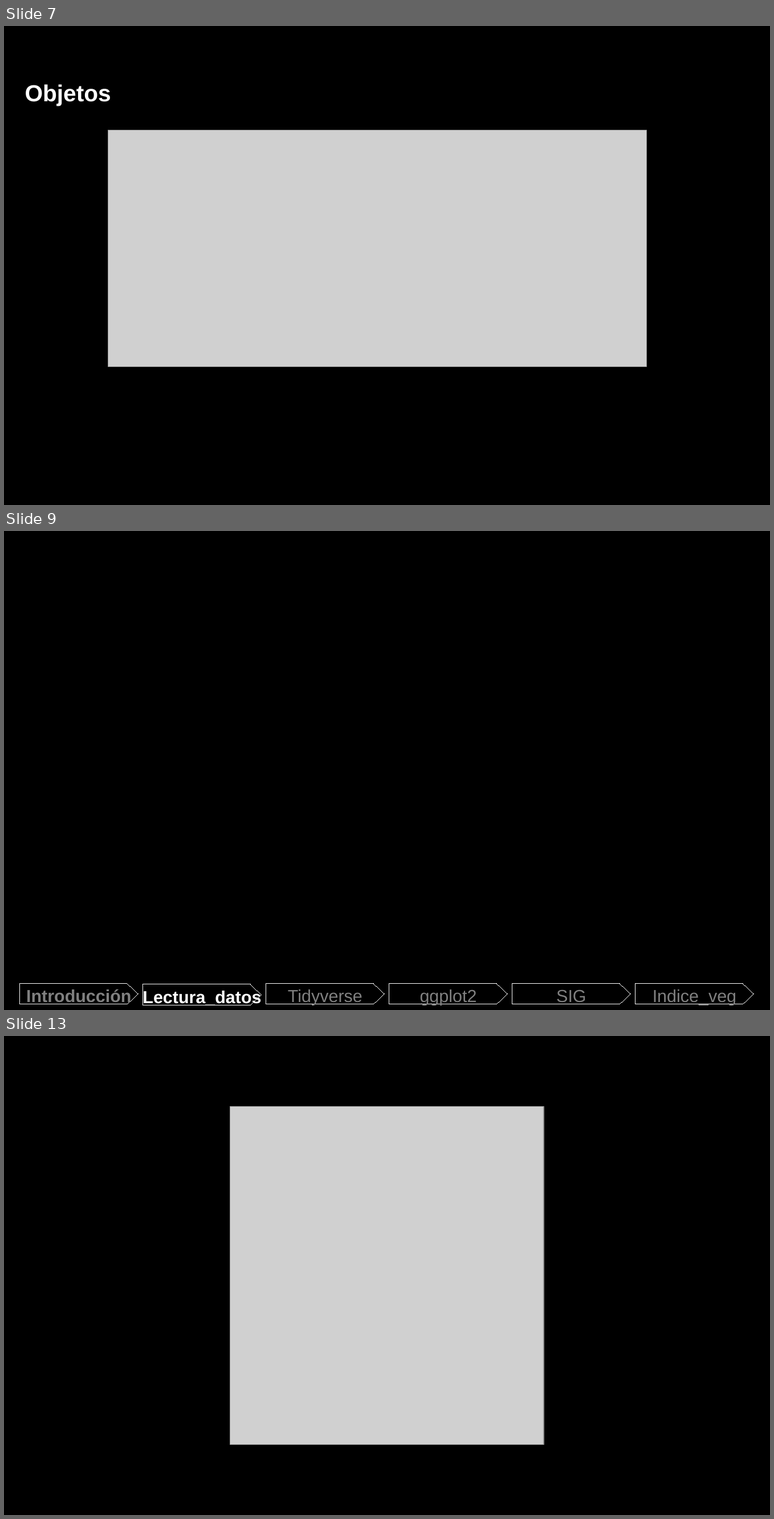
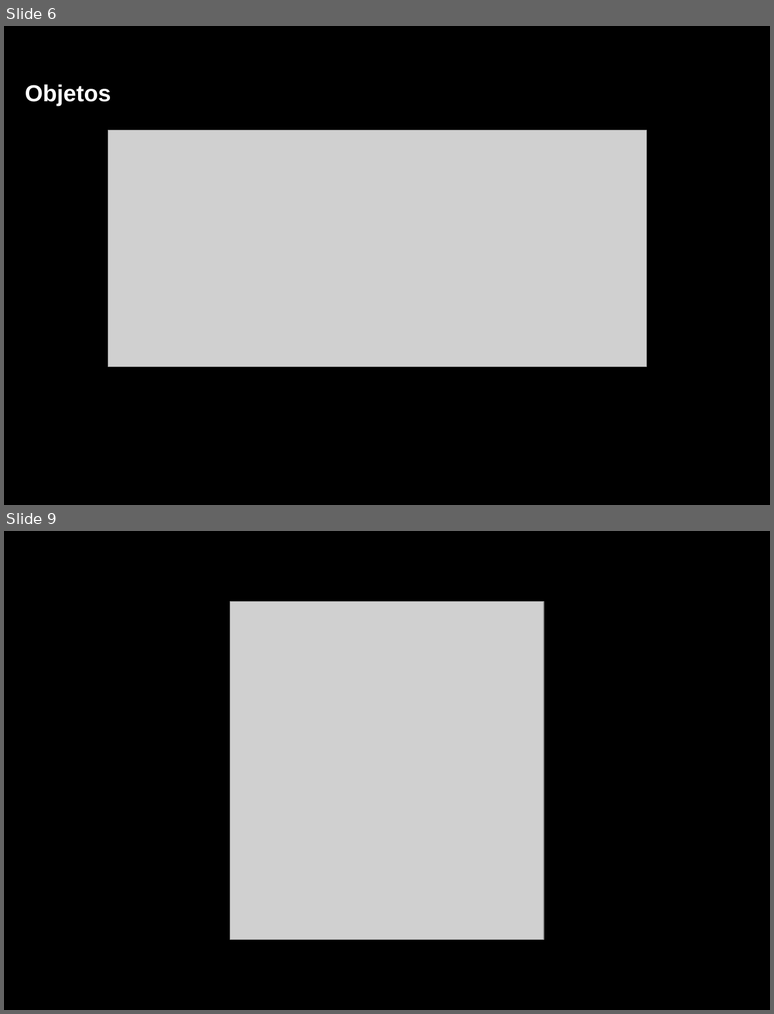
Before and after one commit to lebalcazar/R_IITCA, a slide deck: Presentacion/presentacion_01.odp. Shown one above the other, each under a label of ours: slides 7, 9 and 13 before the commit, slides 6 and 9 after it; the slides between them are not shown. The pictures are 774x1519 and 774x1014 pixels, drawn with LibreOffice and Linux fonts; fonts in the diff are those of the drawing; grey boxes stand for pictures. Boxes give left, top, right and bottom in pixels: in the first picture for what was removed or moved away, otherwise in the second. Text is boxed around its words. In the diff, an @@ line names an element or a change of style, - is before the commit and + after.

```diff
--- a/Presentacion/presentacion_01.odp
+++ b/Presentacion/presentacion_01.odp
@@ slide 9 removed at (4,531,770,1010), background #000000 @@
@@ freeform shape removed at (20,984,138,1005) @@
-Introducción
@@ freeform shape removed at (143,984,261,1005) @@
-Lectura_datos
@@ freeform shape removed at (266,984,384,1005) @@
-Tidyverse
@@ freeform shape removed at (389,984,507,1005) @@
-ggplot2
@@ freeform shape removed at (512,984,630,1005) @@
-SIG
@@ freeform shape removed at (636,984,754,1005) @@
-Indice_veg
@@ what was slide 7 is now slide 6 @@
@@ what was slide 13 is now slide 9 @@
```
Also in this commit, not shown: 5 slides changed, 1 slide added, 4 other slides removed, 1 other file.
